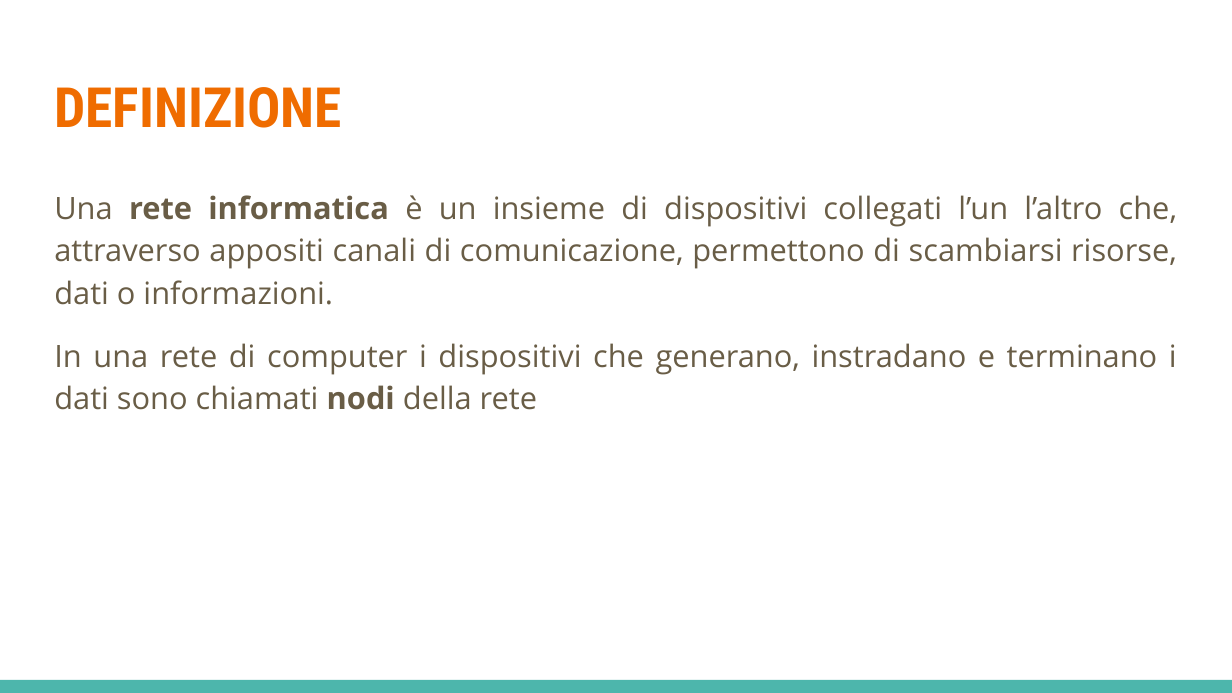
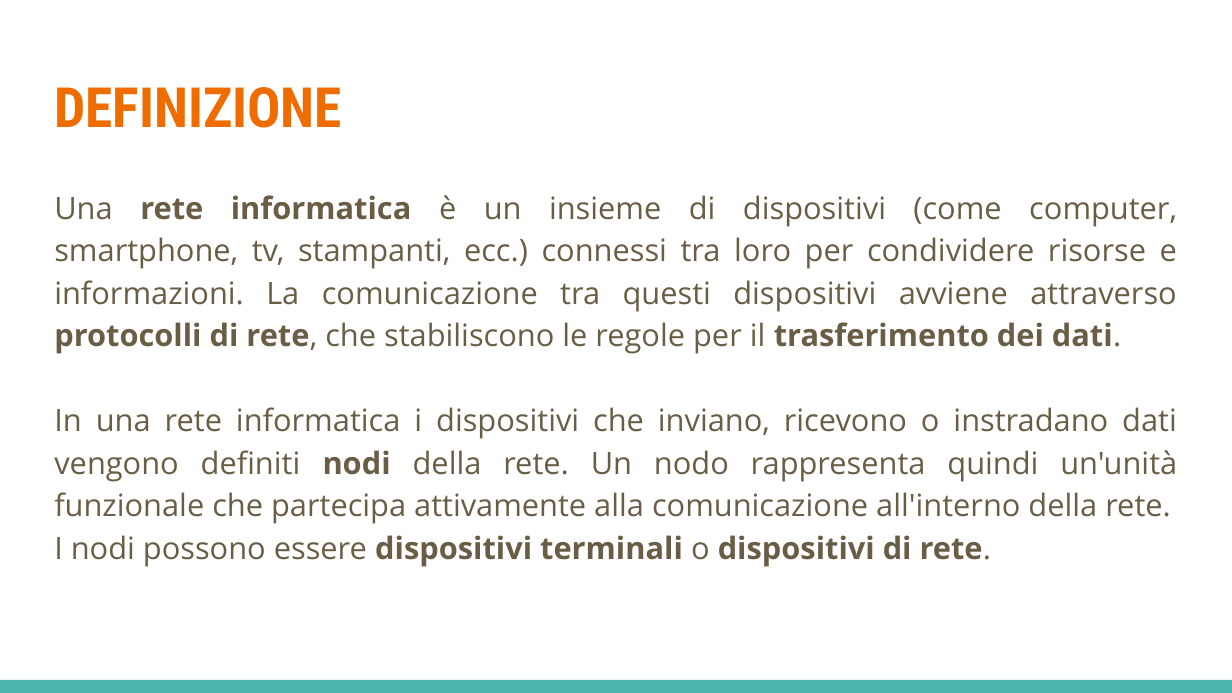
Before and after one commit to LeleCazza/LeleCazza.github.io, a slide deck: slide 2 of reti_informatiche/materiale/lezione_1_reti_introduzione.pptx. Drawn at 1232x693 pixels with LibreOffice and Linux fonts; fonts in the diff are those of the drawing. Boxes give left, top, right and bottom in pixels: in the first picture for what was removed or moved away, otherwise in the second. Text is boxed around its words. In the diff, an @@ line names an element or a change of style, - is before the commit and + after.

```diff
--- a/reti_informatiche/materiale/lezione_1_reti_introduzione.pptx
+++ b/reti_informatiche/materiale/lezione_1_reti_introduzione.pptx
@@ text at (x1=54, y1=195, x2=1177, y2=567): text changed @@
-Una rete informatica è un insieme di dispositivi collegati l’un l’altro che, attraverso appositi canali di comunicazione, permettono di scambiarsi risorse, dati o informazioni.
-In una rete di computer i dispositivi che generano, instradano e terminano i dati sono chiamati nodi della rete
+Una rete informatica è un insieme di dispositivi (come computer, smartphone, tv, stampanti, ecc.) connessi tra loro per condividere risorse e informazioni. La comunicazione tra questi dispositivi avviene attraverso protocolli di rete, che stabiliscono le regole per il trasferimento dei dati.
+In una rete informatica i dispositivi che inviano, ricevono o instradano dati vengono definiti nodi della rete. Un nodo rappresenta quindi un'unità funzionale che partecipa attivamente alla comunicazione all'interno della rete.
+I nodi possono essere dispositivi terminali o dispositivi di rete.
```
Also in this commit, not shown: 5 other slides changed, 8 slides added, 2 slides removed, 1 other file.
